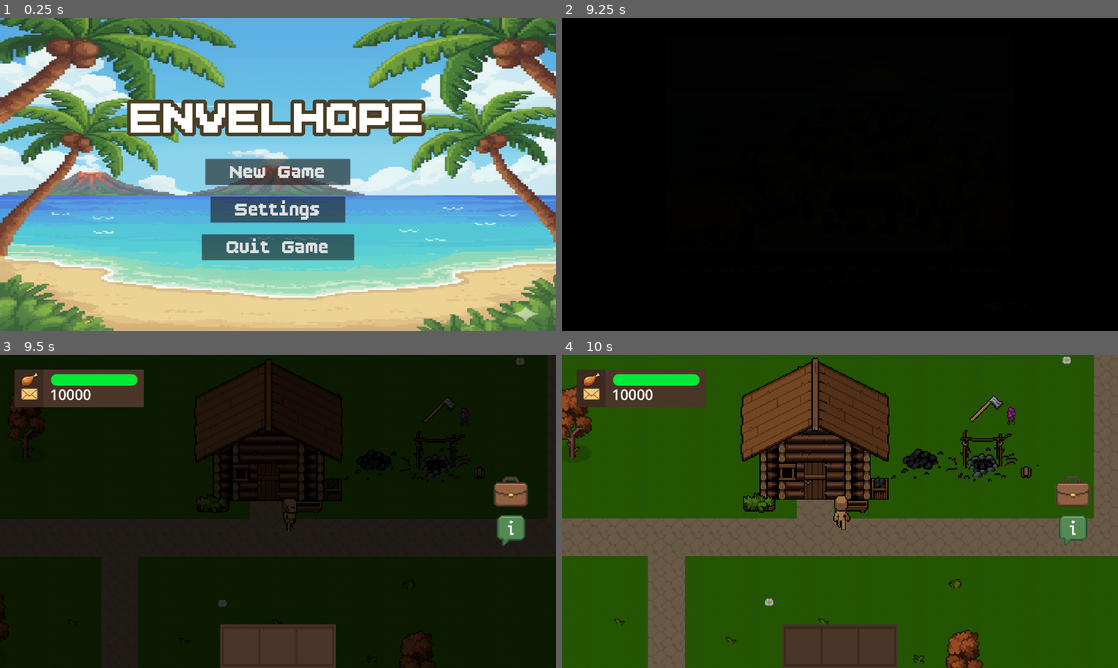
Above: before the commit, frames 1-4 (two rows, left to right).
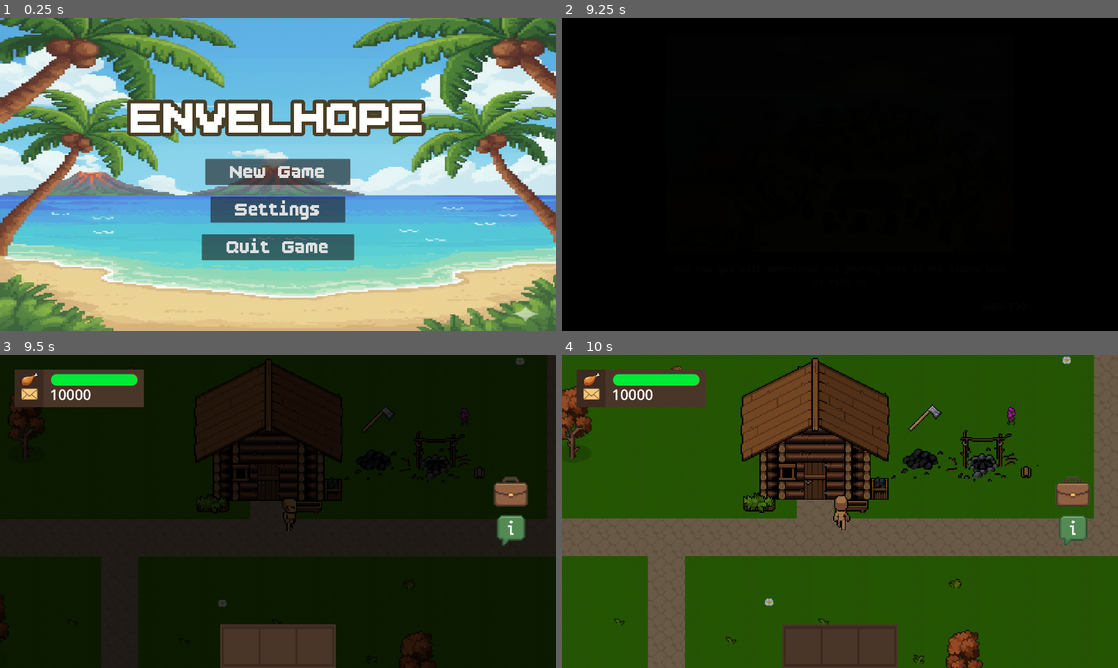
Above: after the commit, the same moments.

Repository: hoaxnt/envelhope-beta
Game: Godot game, scene res://Scenes/utils/main_menu.tscn
Same seed, same stepped clock (60 frames per second), same inputs: the game is played once before the commit and once after it.
Inputs (mouse positions are in pixels of both pictures, inside the frame that each line leads up to):
- Up to frame 1 (0.25 s): no input
- Up to frame 2 (9.25 s): click "New Game" at 0.5 s; click "New Game" at 1.25 s; click (840, 174) at 2 s; click (840, 174) at 2.75 s; move the mouse to (962, 158) at 3.52 s; hold Right (ui_right) 3.53-4.28 s; hold E (interact) 3.53-4.28 s; click (962, 158) at 3.67 s; move the mouse to (728, 190) at 4.27 s; hold Down (ui_down) 4.28-5.03 s; tap E (interact) at 4.35, 5.3, 6.05, 7.35, 8.3, 9.05 s; move the mouse to (895, 105) at 5.02 s; hold Right (ui_right) 5.03-5.78 s; hold Q (show_objective) 5.03-5.78 s; move the mouse to (812, 237) at 5.77 s; hold Up (ui_up) 5.78-6.53 s; tap Shift at 5.85, 8.85 s; click (812, 237) at 5.92 s; move the mouse to (1006, 221) at 6.52 s; hold E (interact) 6.53-7.28 s; hold Left (ui_left) 6.53-8.03 s; move the mouse to (673, 127) at 7.27 s; move the mouse to (867, 174) at 8.02 s; hold Down (ui_down) 8.03-8.78 s; hold Q (show_objective) 8.03-8.78 s; click (867, 174) at 8.17 s; move the mouse to (756, 96) at 8.77 s; hold Right (ui_right) from 8.78 s (still down)
- Up to frame 3 (9.5 s): keep holding Right (ui_right)
- Up to frame 4 (10 s): move the mouse to (962, 495) at 9.52 s; release Right (ui_right) at 9.53 s; hold Up (ui_up) from 9.53 s (still down); hold E (interact) from 9.53 s (still down)

Frames 1-2 are identical in both runs. In frame 3, 0.2% of the frame differs, in the area x 22-83%, y 4-25%; in frame 4, 0.3%, in the area x 19-80%, y 3-25%.

Commit message:
minor fixes

Diff:
--- a/Scenes/chapters/chapter_1.tscn
+++ b/Scenes/chapters/chapter_1.tscn
@@ -1,78 +1,20 @@
-[gd_scene load_steps=57 format=3 uid="uid://btiivx7viv3y6"]
+[gd_scene load_steps=46 format=3 uid="uid://btiivx7viv3y6"]
 
 [ext_resource type="Script" uid="uid://brhpmhtu3mrs4" path="res://scripts/chapters/chapter_1.gd" id="1_k2l3u"]
 [ext_resource type="PackedScene" uid="uid://c8mx67b8f1vc3" path="res://scenes/maps/island/island.tscn" id="2_2t2a1"]
 [ext_resource type="PackedScene" uid="uid://cf5hru462vhwc" path="res://scenes/characters/npc_island/diver.tscn" id="3_lhans"]
 [ext_resource type="PackedScene" uid="uid://csuro1o2pcce1" path="res://scenes/characters/npc_island/balancer.tscn" id="4_gbphn"]
 [ext_resource type="PackedScene" uid="uid://4h22a7hemgyb" path="res://scenes/characters/player.tscn" id="4_itjef"]
-[ext_resource type="Script" uid="uid://tdyss6nwpwej" path="res://scripts/utils/portal.gd" id="5_k2l3u"]
 [ext_resource type="PackedScene" uid="uid://cxvc8000q5li5" path="res://scenes/characters/npc_island/harvester.tscn" id="5_r7jkp"]
-[ext_resource type="Texture2D" uid="uid://dnhad78k1oqjp" path="res://assets/utils/portal.png" id="6_k2l3u"]
+[ext_resource type="Script" uid="uid://cundo42a0oiki" path="res://scripts/utils/kidnap_checker.gd" id="8_pmv4y"]
 [ext_resource type="PackedScene" uid="uid://nv8phd5kfc7" path="res://scenes/utils/tutorial.tscn" id="10_0ad4i"]
 [ext_resource type="PackedScene" uid="uid://dkughpfrdxuap" path="res://objects/axe.tscn" id="10_l01ag"]
 [ext_resource type="PackedScene" uid="uid://b0gbe4vyonscx" path="res://objects/log.tscn" id="11_l01ag"]
 [ext_resource type="PackedScene" uid="uid://mat5nmwemvko" path="res://objects/tree.tscn" id="12_pmv4y"]
 [ext_resource type="PackedScene" uid="uid://clreda6v6x7tj" path="res://objects/boat.tscn" id="13_pqu7u"]
 
-[sub_resource type="CircleShape2D" id="CircleShape2D_k2l3u"]
-radius = 6.8259025
-
-[sub_resource type="AtlasTexture" id="AtlasTexture_amgoa"]
-atlas = ExtResource("6_k2l3u")
-region = Rect2(0, 0, 66, 66)
-
-[sub_resource type="AtlasTexture" id="AtlasTexture_rgckv"]
-atlas = ExtResource("6_k2l3u")
-region = Rect2(66, 0, 66, 66)
-
-[sub_resource type="AtlasTexture" id="AtlasTexture_kggau"]
-atlas = ExtResource("6_k2l3u")
-region = Rect2(132, 0, 66, 66)
-
-[sub_resource type="AtlasTexture" id="AtlasTexture_ys341"]
-atlas = ExtResource("6_k2l3u")
-region = Rect2(198, 0, 66, 66)
-
-[sub_resource type="AtlasTexture" id="AtlasTexture_it1fp"]
-atlas = ExtResource("6_k2l3u")
-region = Rect2(264, 0, 66, 66)
-
-[sub_resource type="AtlasTexture" id="AtlasTexture_r7de4"]
-atlas = ExtResource("6_k2l3u")
-region = Rect2(330, 0, 66, 66)
-
-[sub_resource type="AtlasTexture" id="AtlasTexture_wjdj8"]
-atlas = ExtResource("6_k2l3u")
-region = Rect2(396, 0, 66, 66)
-
-[sub_resource type="SpriteFrames" id="SpriteFrames_cq1mj"]
-animations = [{
-"frames": [{
-"duration": 1.0,
-"texture": SubResource("AtlasTexture_amgoa")
-}, {
-"duration": 1.0,
-"texture": SubResource("AtlasTexture_rgckv")
-}, {
-"duration": 1.0,
-"texture": SubResource("AtlasTexture_kggau")
-}, {
-"duration": 1.0,
-"texture": SubResource("AtlasTexture_ys341")
-}, {
-"duration": 1.0,
-"texture": SubResource("AtlasTexture_it1fp")
-}, {
-"duration": 1.0,
-"texture": SubResource("AtlasTexture_r7de4")
-}, {
-"duration": 1.0,
-"texture": SubResource("AtlasTexture_wjdj8")
-}],
-"loop": true,
-"name": &"default",
-"speed": 5.0
-}]
+[sub_resource type="RectangleShape2D" id="RectangleShape2D_48uj0"]
+size = Vector2(212, 254)
 
 [sub_resource type="RectangleShape2D" id="RectangleShape2D_0ad4i"]
 size = Vector2(127, 124)
@@ -101,15 +43,11 @@
 
 [sub_resource type="SegmentShape2D" id="SegmentShape2D_re7c5"]
 a = Vector2(133, 39)
-b = Vector2(-29, 38)
+b = Vector2(-27, 38)
 
 [sub_resource type="SegmentShape2D" id="SegmentShape2D_0jqk4"]
-a = Vector2(439, 103)
-b = Vector2(439, 17)
-
-[sub_resource type="SegmentShape2D" id="SegmentShape2D_1o1ye"]
-a = Vector2(439, -13)
-b = Vector2(439, -96)
+a = Vector2(439, 101)
+b = Vector2(438, -96)
 
 [sub_resource type="SegmentShape2D" id="SegmentShape2D_kcv0w"]
 a = Vector2(438, -95)
@@ -135,10 +73,6 @@
 a = Vector2(77, 5)
 b = Vector2(-46, 6)
 
-[sub_resource type="SegmentShape2D" id="SegmentShape2D_51b4k"]
-a = Vector2(48.46167, -57.901764)
-b = Vector2(48.46167, 67.098236)
-
 [sub_resource type="RectangleShape2D" id="RectangleShape2D_pqu7u"]
 size = Vector2(195.6106, 143.35773)
 
@@ -146,7 +80,7 @@
 size = Vector2(98, 42.999985)
 
 [sub_resource type="RectangleShape2D" id="RectangleShape2D_0jqk4"]
-size = Vector2(185, 117)
+size = Vector2(185, 55)
 
 [sub_resource type="RectangleShape2D" id="RectangleShape2D_1o1ye"]
 size = Vector2(165.86136, 291.0752)
@@ -205,7 +139,7 @@
 position = Vector2(191, 396)
 
 [node name="Harvester" parent="NPCs" instance=ExtResource("5_r7jkp")]
-position = Vector2(1147, 660)
+position = Vector2(1030, 291)
 
 [node name="Player" parent="." instance=ExtResource("4_itjef")]
 z_index = 2
@@ -215,22 +149,16 @@
 zoom = Vector2(4, 4)
 position_smoothing_enabled = true
 
-[node name="Portal" type="Area2D" parent="."]
-position = Vector2(1053, 288)
-scale = Vector2(0.080000006, 0.080000006)
-script = ExtResource("5_k2l3u")
-
-[node name="CollisionShape2D" type="CollisionShape2D" parent="Portal"]
-scale = Vector2(25.666666, 25.666666)
-shape = SubResource("CircleShape2D_k2l3u")
-
-[node name="AnimatedSprite2D" type="AnimatedSprite2D" parent="Portal"]
-scale = Vector2(10.333373, 8.666707)
-sprite_frames = SubResource("SpriteFrames_cq1mj")
-autoplay = "default"
-
 [node name="Tutorial" parent="." instance=ExtResource("10_0ad4i")]
 visible = false
+
+[node name="KidnapChecker" type="Area2D" parent="."]
+position = Vector2(951, 68)
+script = ExtResource("8_pmv4y")
+
+[node name="CollisionShape2D" type="CollisionShape2D" parent="KidnapChecker"]
+position = Vector2(79, 61)
+shape = SubResource("RectangleShape2D_48uj0")
 
 [node name="StaticBody2D" type="StaticBody2D" parent="."]
 position = Vector2(611, 286)
@@ -268,9 +196,6 @@
 [node name="CollisionShape2D9" type="CollisionShape2D" parent="StaticBody2D"]
 shape = SubResource("SegmentShape2D_0jqk4")
 
-[node name="CollisionShape2D10" type="CollisionShape2D" parent="StaticBody2D"]
-shape = SubResource("SegmentShape2D_1o1ye")
-
 [node name="CollisionShape2D11" type="CollisionShape2D" parent="StaticBody2D"]
 shape = SubResource("SegmentShape2D_kcv0w")
 
@@ -293,10 +218,6 @@
 position = Vector2(627, -166)
 shape = SubResource("SegmentShape2D_ppruk")
 
-[node name="CollisionShape2D17" type="CollisionShape2D" parent="StaticBody2D"]
-position = Vector2(412, -2)
-shape = SubResource("SegmentShape2D_51b4k")
-
 [node name="CollisionShape2D18" type="CollisionShape2D" parent="StaticBody2D"]
 position = Vector2(31.194702, 332.3211)
 shape = SubResource("RectangleShape2D_pqu7u")
@@ -306,7 +227,7 @@
 shape = SubResource("RectangleShape2D_re7c5")
 
 [node name="CollisionShape2D20" type="CollisionShape2D" parent="StaticBody2D"]
-position = Vector2(477.5, 240.5)
+position = Vector2(476, 253.5)
 shape = SubResource("RectangleShape2D_0jqk4")
 
 [node name="CollisionShape2D21" type="CollisionShape2D" parent="StaticBody2D"]
@@ -370,17 +291,17 @@
 autostart = true
 
 [node name="Axe" parent="." instance=ExtResource("10_l01ag")]
-position = Vector2(774.99994, 181)
+position = Vector2(722, 188.99998)
 scale = Vector2(0.975, 0.975)
 
 [node name="Log" parent="." instance=ExtResource("11_l01ag")]
-position = Vector2(1084, 82)
+position = Vector2(582, 29)
 
 [node name="Log2" parent="." instance=ExtResource("11_l01ag")]
-position = Vector2(1044, 84)
+position = Vector2(501, 147)
 
 [node name="Log3" parent="." instance=ExtResource("11_l01ag")]
-position = Vector2(991, 105)
+position = Vector2(754, 31)
 
 [node name="Tree" parent="." instance=ExtResource("12_pmv4y")]
 position = Vector2(691, 77)
@@ -403,5 +324,5 @@
 [node name="Boat" parent="." instance=ExtResource("13_pqu7u")]
 position = Vector2(1365, 51)
 
-[connection signal="body_entered" from="Portal" to="Portal" method="_on_body_entered"]
+[connection signal="body_entered" from="KidnapChecker" to="KidnapChecker" method="_on_body_entered"]
 [connection signal="timeout" from="Timer" to="." method="_on_timer_timeout"]
--- a/Scripts/autoloads/game_data.gd
+++ b/Scripts/autoloads/game_data.gd
@@ -27,12 +27,12 @@
 			"1": "Comeback to me if you're done",
 		}
 	},
-	"diver_gather_woods_completed": {
-		"name": "Diver",
-		"dialogue": {
-			"1": "Here's the boat, you can use it anytime you want, thankyou!"
-		}
-	},
+	#"diver_gather_woods_completed": {
+		#"name": "Diver",
+		#"dialogue": {
+			#"1": "Here's the boat, you can use it anytime you want, thankyou!"
+		#}
+	#},
 "harvester": {
 		"name": "Harvester",
 		"dialogue": {
--- a/Scripts/autoloads/island_npc_interaction.gd
+++ b/Scripts/autoloads/island_npc_interaction.gd
@@ -45,9 +45,7 @@
 						print("Comeback if you're done")
 
 		"harvester":
-			Hud.hide()
-			Transition.transition_to_scene("res://scenes/minigames/island/path_finding/forest_chase.tscn")
-			dialogue_box.start_dialogue("harvester", 4, true, "deliver_the_goods")
+			dialogue_box.start_dialogue("harvester", 4, false, "none")
 
 		"balancer":
 			dialogue_box.start_dialogue("balancer", 3, false, "none")
--- /dev/null
+++ b/Scripts/utils/kidnap_checker.gd
@@ -0,0 +1,7 @@
+extends Area2D
+
+@onready var PLAYER_DATA = SaveLoad.load_game(SaveLoad.PLAYER_DATA_PATH)
+
+func _on_body_entered(body: Node2D) -> void:
+	if body.is_in_group("player"):
+		pass
Not shown, added: Scripts/utils/kidnap_checker.gd.uid
